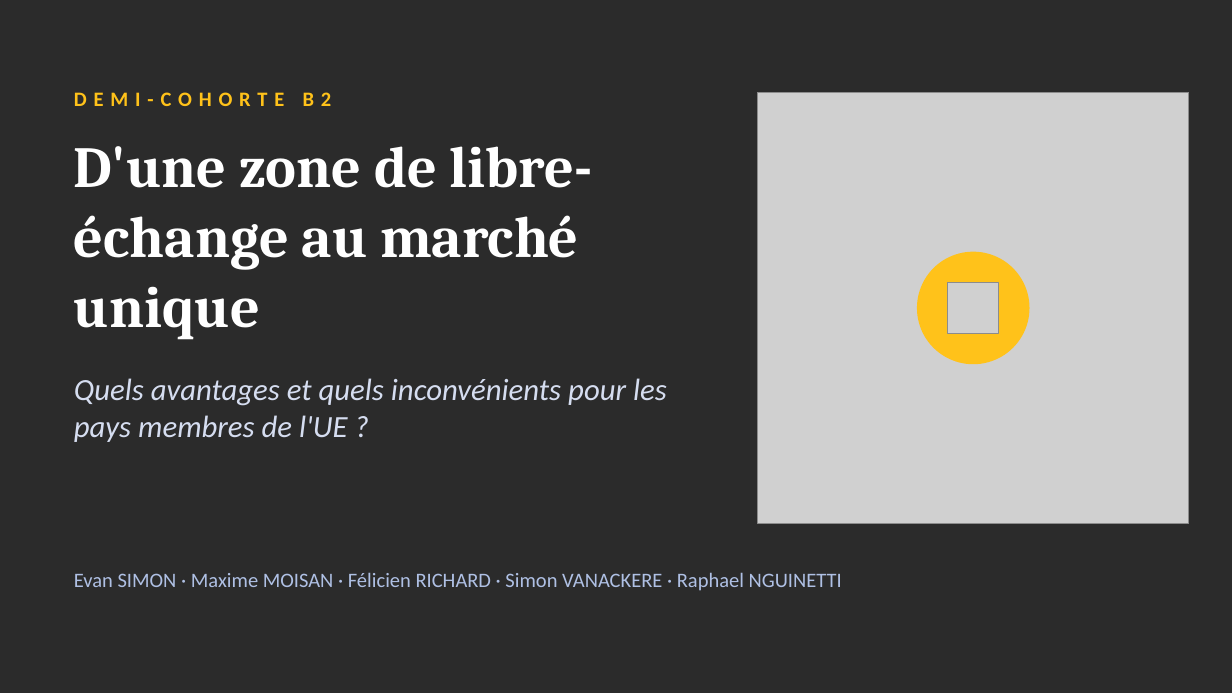
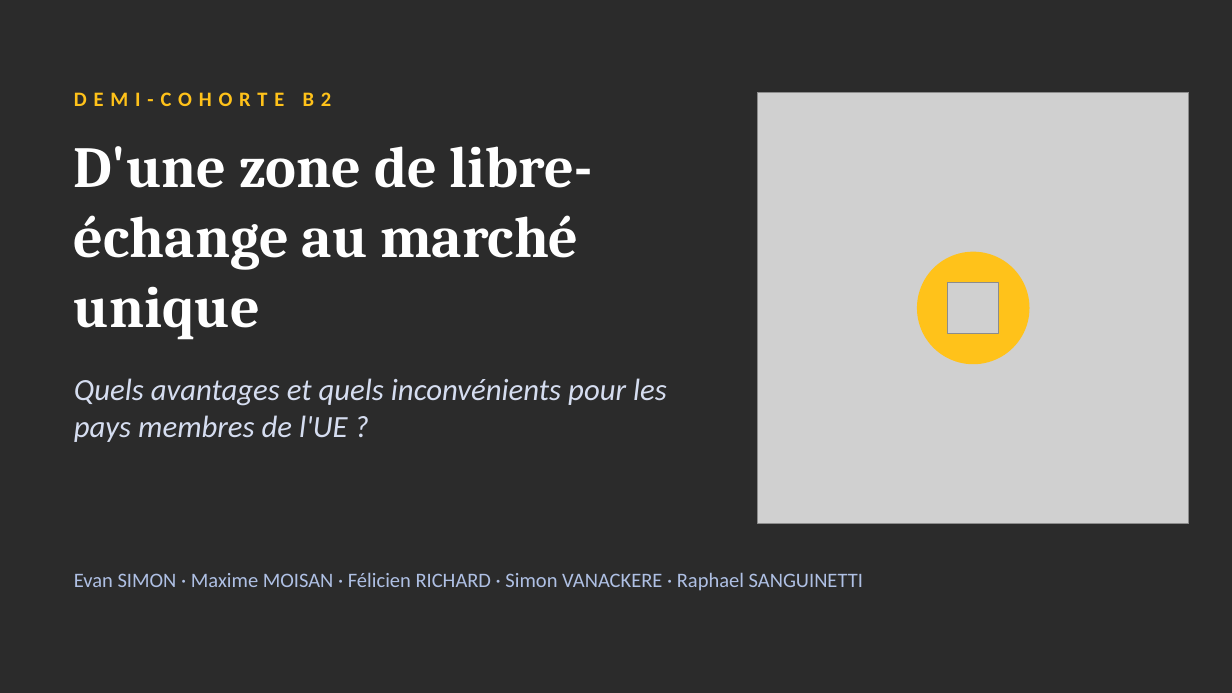
Before and after one commit to nzz2998ysk-del/langues-app, a slide deck: slide 1 of presentation/Marche_unique_UE.pptx. Drawn at 1232x693 pixels with LibreOffice and Linux fonts; fonts in the diff are those of the drawing; grey boxes stand for pictures; background and template pictures are left out; a plain dark background stands for a picture behind light text. Boxes give left, top, right and bottom in pixels: in the first picture for what was removed or moved away, otherwise in the second. Text is boxed around its words. In the diff, an @@ line names an element or a change of style, - is before the commit and + after.

```diff
--- a/presentation/Marche_unique_UE.pptx
+++ b/presentation/Marche_unique_UE.pptx
@@ text at <box>74,572,863,591</box>: text changed @@
-Evan SIMON · Maxime MOISAN · Félicien RICHARD · Simon VANACKERE · Raphael NGUINETTI
+Evan SIMON · Maxime MOISAN · Félicien RICHARD · Simon VANACKERE · Raphael SANGUINETTI
```
Also in this commit, not shown: 2 other slides changed, 2 other files.
